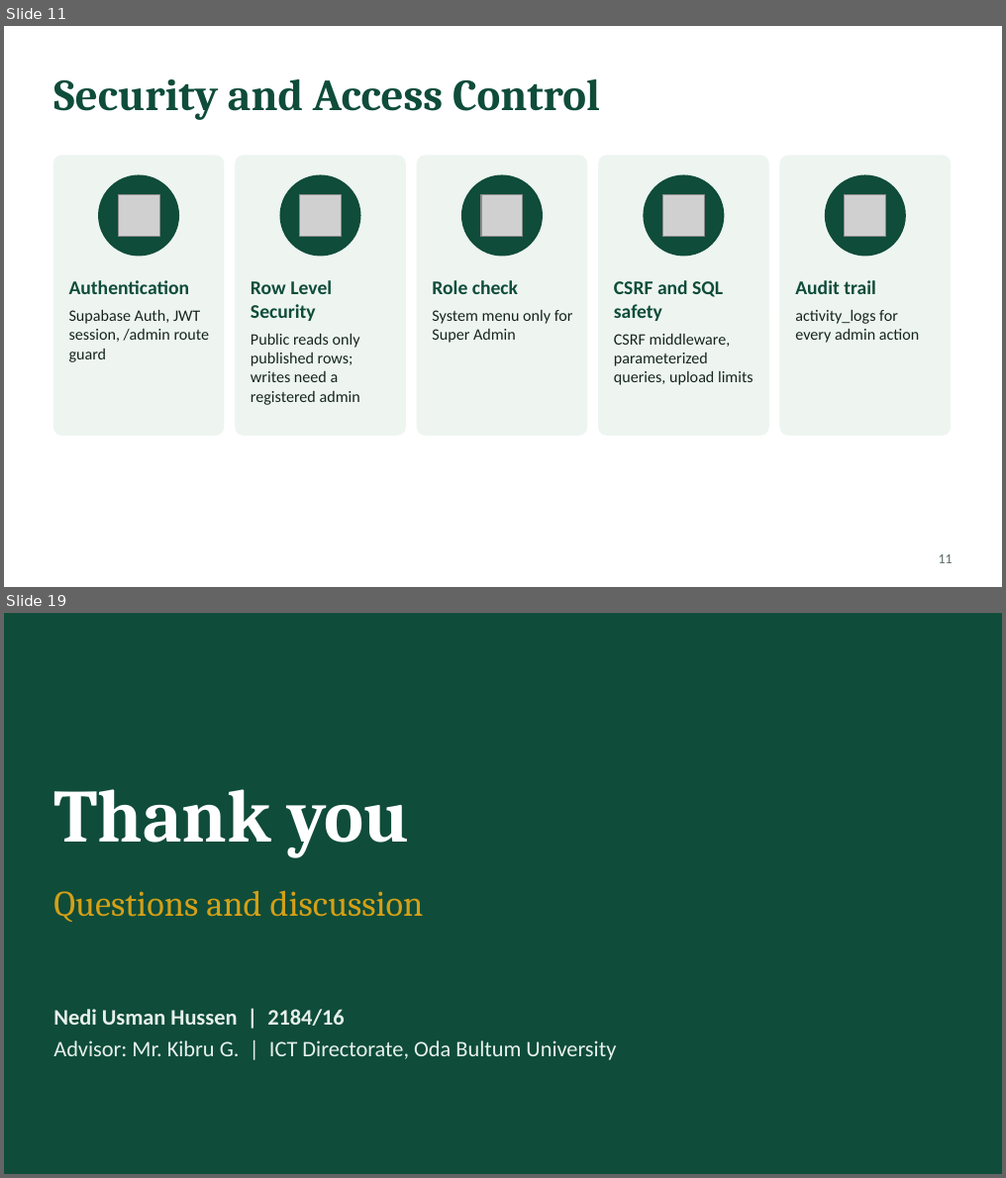
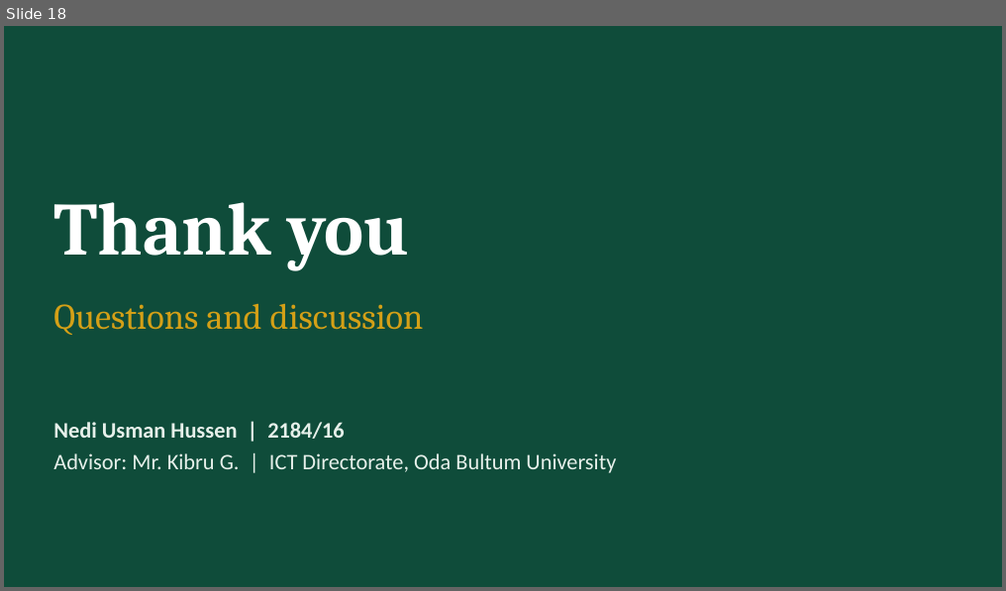
Before and after one commit to Nediusman/OBU-Intern, a slide deck: document/OBU-CMS_Presentation.pptx. Shown one above the other, each under a label of ours: slides 11 and 19 before the commit, slide 18 after it; the slides between them are not shown. The pictures are 1006x1178 and 1006x591 pixels, drawn with LibreOffice and Linux fonts; fonts in the diff are those of the drawing; grey boxes stand for pictures. Boxes give left, top, right and bottom in pixels: in the first picture for what was removed or moved away, otherwise in the second. Text is boxed around its words. In the diff, an @@ line names an element or a change of style, - is before the commit and + after.

```diff
--- a/document/OBU-CMS_Presentation.pptx
+++ b/document/OBU-CMS_Presentation.pptx
@@ slide 11 removed at [4, 26, 1002, 587], background #FFFFFF @@
@@ title removed at [54, 79, 600, 120] @@
-Security and Access Control
@@ rounded rectangle removed at [54, 156, 224, 435] @@
@@ rounded rectangle removed at [236, 156, 405, 435] @@
@@ rounded rectangle removed at [417, 156, 587, 435] @@
@@ rounded rectangle removed at [599, 156, 768, 435] @@
@@ rounded rectangle removed at [780, 156, 950, 435] @@
@@ ellipse removed at [99, 175, 178, 256] @@
@@ picture removed at [118, 194, 159, 237] @@
@@ ellipse removed at [280, 175, 360, 256] @@
@@ picture removed at [299, 194, 342, 237] @@
@@ ellipse removed at [462, 175, 542, 256] @@
@@ picture removed at [481, 194, 523, 237] @@
@@ ellipse removed at [644, 175, 724, 256] @@
@@ picture removed at [662, 194, 705, 237] @@
@@ ellipse removed at [826, 175, 905, 256] @@
@@ picture removed at [845, 194, 886, 237] @@
@@ text removed at [69, 280, 210, 363] @@
-Authentication
-Supabase Auth, JWT session, /admin route guard
@@ text removed at [251, 280, 360, 405] @@
-Row Level Security
-Public reads only published rows; writes need a registered admin
@@ text removed at [432, 280, 573, 343] @@
-Role check
-System menu only for Super Admin
@@ text removed at [614, 280, 753, 385] @@
-CSRF and SQL safety
-CSRF middleware, parameterized queries, upload limits
@@ text removed at [795, 280, 919, 343] @@
-Audit trail
-activity_logs for every admin action
@@ page number removed at [939, 555, 952, 564] @@
-11
@@ what was slide 19 is now slide 18 @@
```
Also in this commit, not shown: 5 slides changed, 12 slides added, 12 other slides removed, 25 other files.
